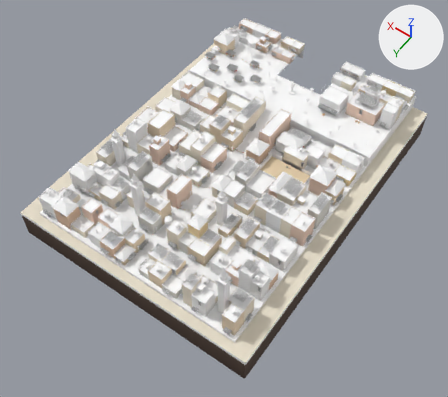
The glTF model godot/assets/kit/town/ordo_back_up.glb, before and after one commit.
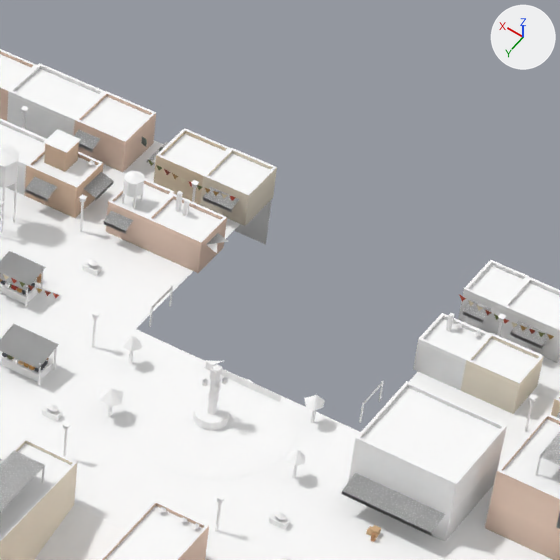
There are two pictures of each version: one whole from a camera (50 mm lens) standing at (-100.9, 193.7, 204.8) and looking at (-5.5, 60.2, -5.0), one close up on the part from 56% to 80% of the width and 3% to 30% of the height. The axes (+X, +Y, +Z) are drawn at upper right. The lights are the same throughout. The first two pictures are the older version. Vertices at exactly the same position are counted once.

Objects in the first close-up: 'ordo_back_up'.
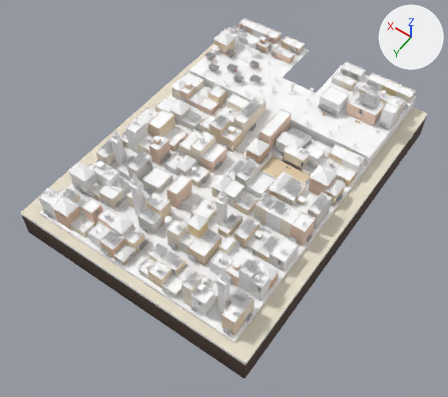
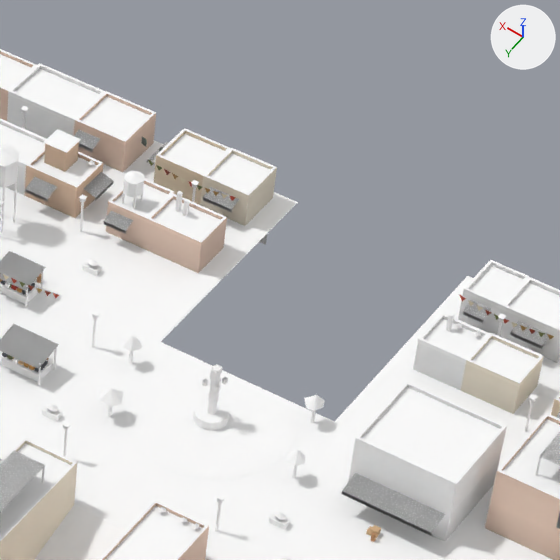
Commit message: Town T9 fix: clip the back-town floor exactly at the stair-well houses

What the commit changed:
me_ordo_back_up is used by ob_ordo_back_up; location (0.0, 0.0, 0.0).
me_ordo_back_up had 15824 vertices, 20118 faces and spanned x -56.0..56.0, y -33.0..118.0, z -14.0..31.0.
me_ordo_back_up now has 15809 vertices, 20118 faces and spans x -56.0..56.0, y -33.0..118.0, z -14.0..31.0.
me_ordo_back_up part 1: 7 loose pieces with 44 vertices, spanning x -11.0..12.0, y -22.0..-9.0, z 6.0..9.0, are deleted.
Part 2, on me_ordo_back_up:
6 vertices are removed from x -4.0..4.0, y -9.0..-8.0, z 7.0.
27 faces are deleted.
2 vertices move within x -4.0..4.0, y -8.0, z 6.0.
35 vertices are added at x -9.0..9.0, y -33.0..-5.0, z 6.0.
65 new faces join them.

What differs and where, as boxes [x1, y1, x2, y2] in the close-ups (560 x 560 px):
part 1 of me_ordo_back_up, deleted
    before: [149, 233, 384, 423]
part 2 of me_ordo_back_up, built on
    before: [114, 329, 360, 456]
    after: [114, 192, 473, 456]
